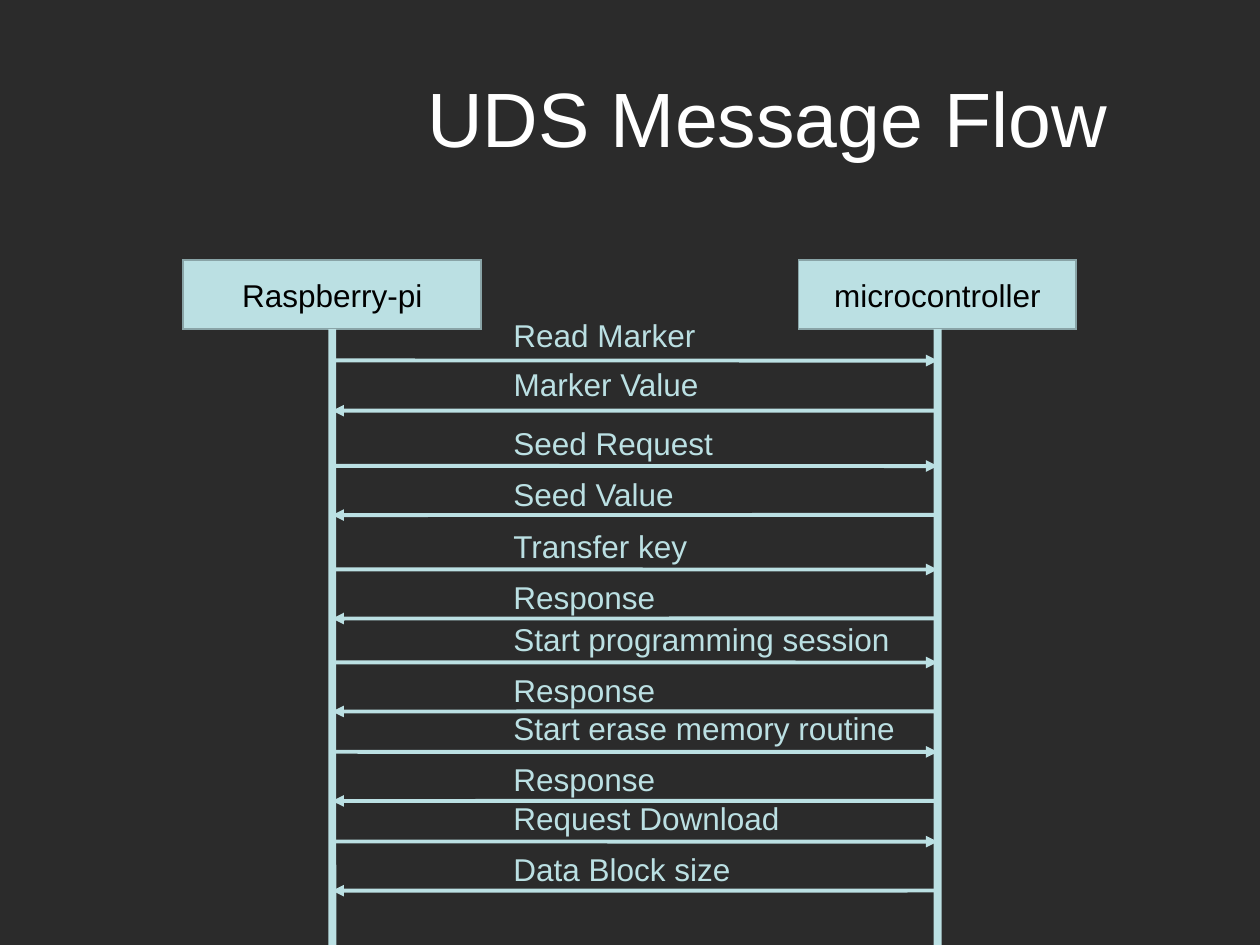
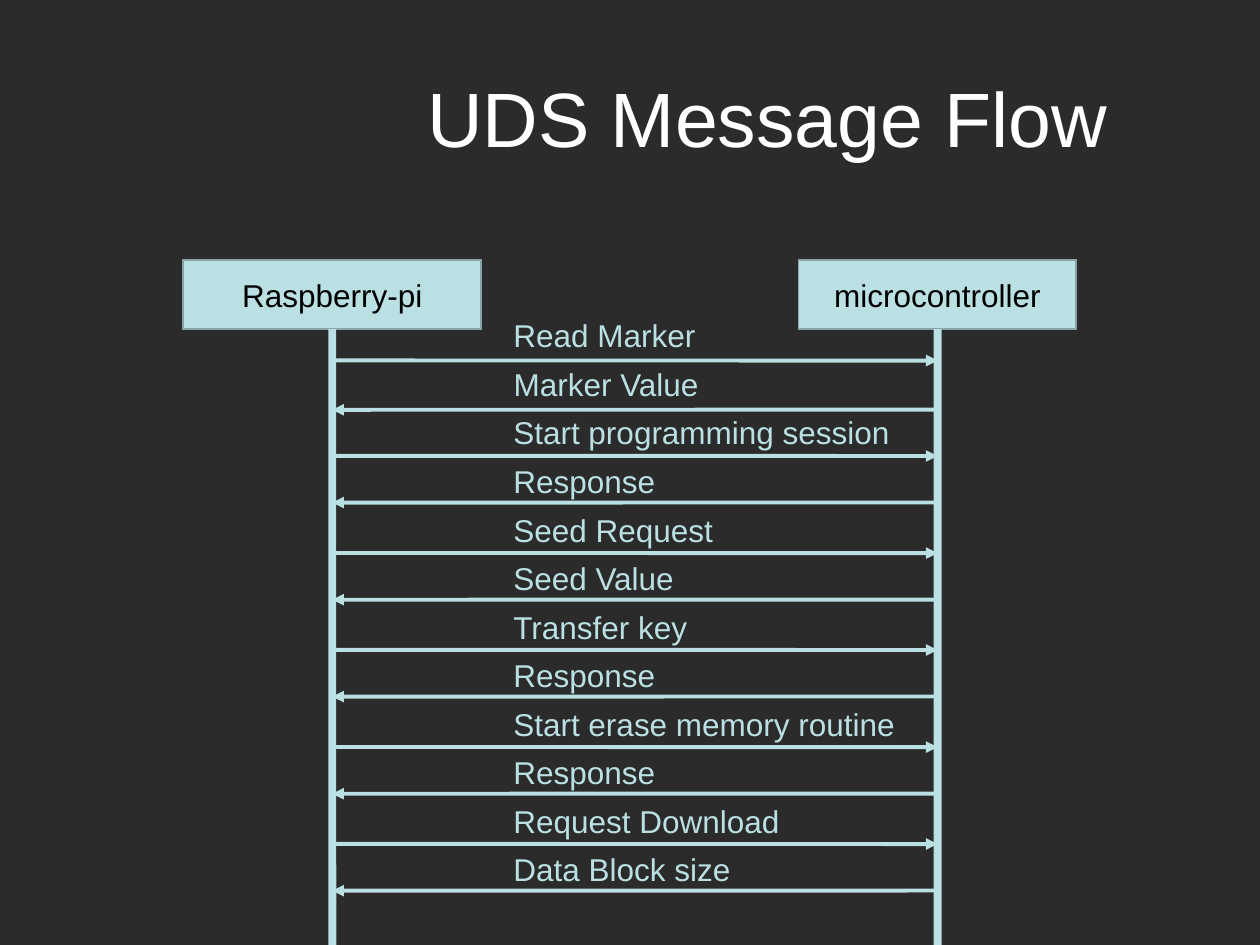
Before and after one commit to Marcelle-Samir/Firmware_Over_The_Air, a slide deck: slide 38 of project Documentation/Second week/Search-UDS.ppt. Drawn at 1260x945 pixels with LibreOffice and Linux fonts; fonts in the diff are those of the drawing; background and template pictures are left out; a plain dark background stands for a picture behind light text. Boxes give left, top, right and bottom in pixels: in the first picture for what was removed or moved away, otherwise in the second. Text is boxed around its words. In the diff, an @@ line names an element or a change of style, - is before the commit and + after.

```diff
--- a/project Documentation/Second week/Search-UDS.ppt
+++ b/project Documentation/Second week/Search-UDS.ppt
@@ text "Start programming session": place and size @@
-text "Start programming session" at (513,628,890,657)
+text "Start programming session" at (513,421,890,450)
@@ arrow moved from (333, 842) - (937, 842) to (333, 456) - (937, 456) @@
@@ text "Response": place and size @@
-text "Response" at (513,769,655,797)
+text "Response" at (513,471,655,499)
@@ arrow moved from (937, 801) - (333, 801) to (937, 503) - (333, 503) @@
@@ 3 texts, 3 arrows: place and size @@
-3 texts, 3 arrows at (333,432,937,708)
+3 texts, 3 arrows at (333,519,937,790)
@@ text "Start erase memory routine": place and size @@
-text "Start erase memory routine" at (513,717,894,746)
+text "Start erase memory routine" at (513,713,894,742)
@@ 3 arrows, 2 texts: place and size @@
-3 arrows, 2 texts at (333,535,937,712)
+3 arrows, 2 texts at (333,616,937,794)
@@ arrow moved from (333, 752) - (937, 752) to (333, 844) - (937, 844) @@
```
